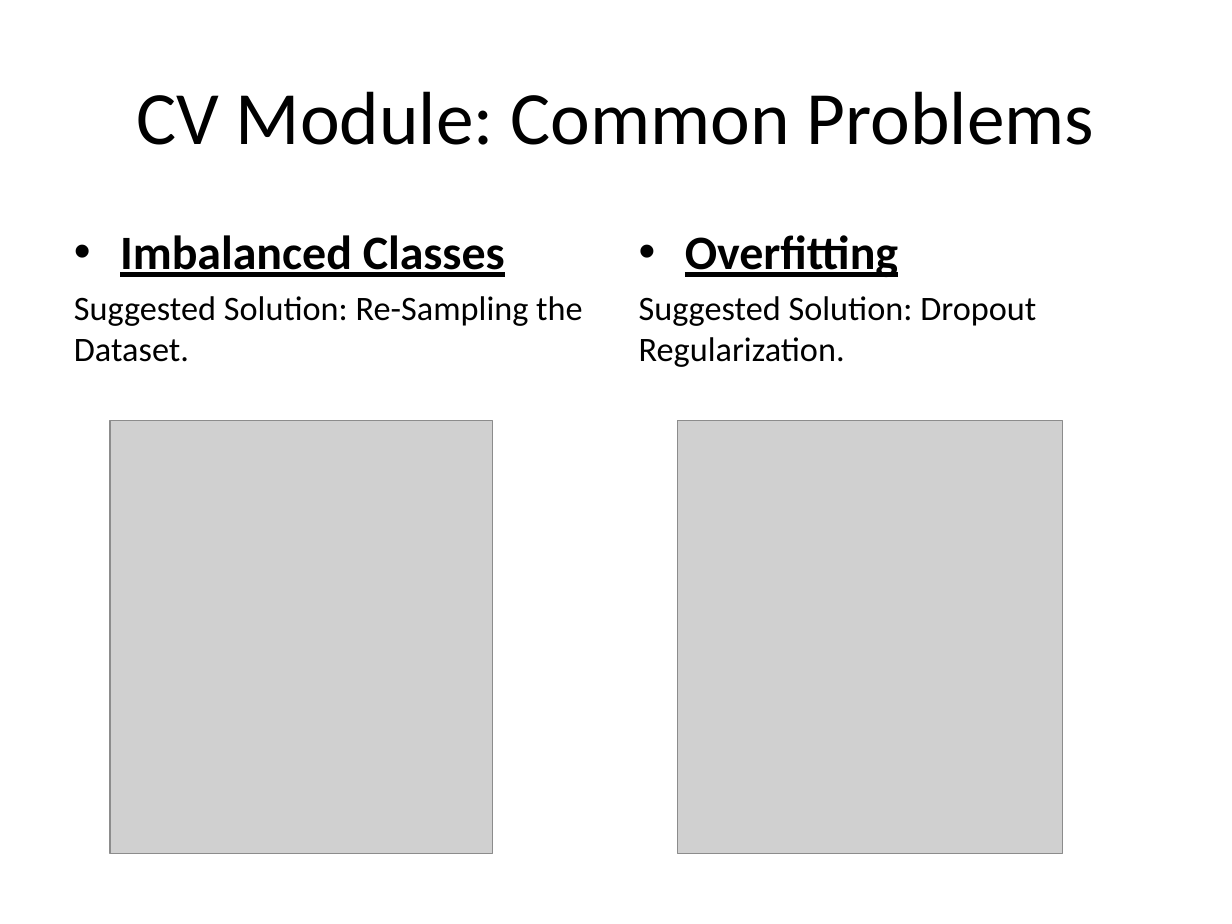
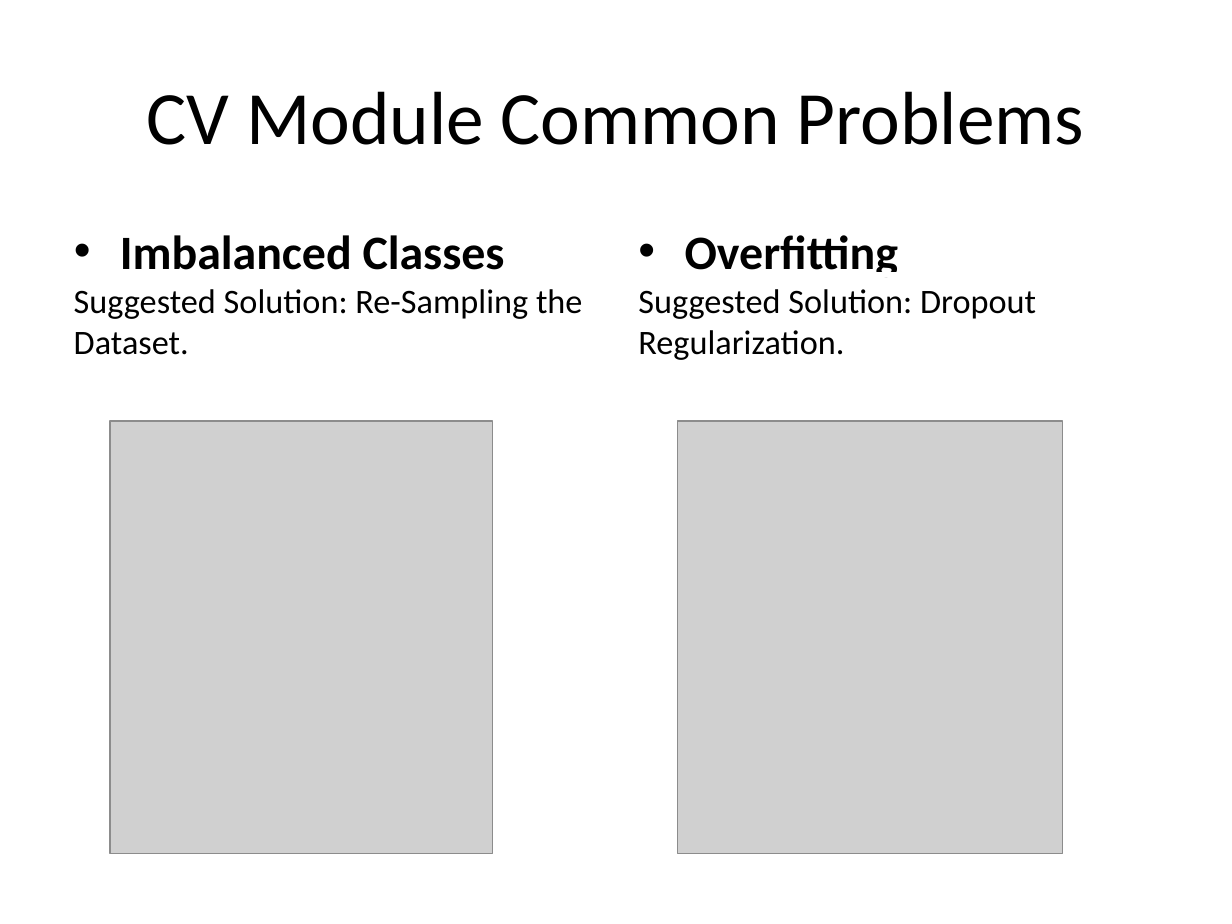
Before and after one commit to hananabilabd/Computer-Vision-and-Neural-Machine-Interface-for-Upper-Limb-Prostheses, a slide deck: slide 23 of GP_presentation.pptx. Drawn at 1232x924 pixels with LibreOffice and Linux fonts; fonts in the diff are those of the drawing; grey boxes stand for pictures. Boxes give left, top, right and bottom in pixels: in the first picture for what was removed or moved away, otherwise in the second. Text is boxed around its words. In the diff, an @@ line names an element or a change of style, - is before the commit and + after.

```diff
--- a/GP_presentation.pptx
+++ b/GP_presentation.pptx
@@ text at (146, 91, 1084, 145): text changed @@
-CV Module: Common Problems
+CV Module Common Problems
@@ text "Imbalanced Classes" at (74, 235, 582, 355): indent changed; less space between paragraphs @@
@@ text "Overfitting" at (638, 235, 1036, 360): indent changed; less space between paragraphs @@
```
Also in this commit, not shown: 15 other slides changed, 2 slides added.
